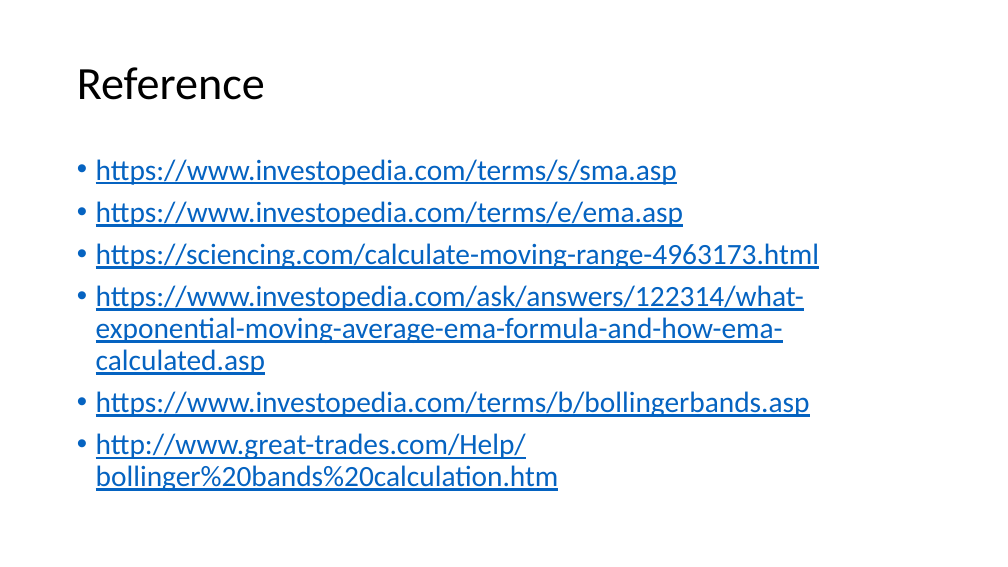
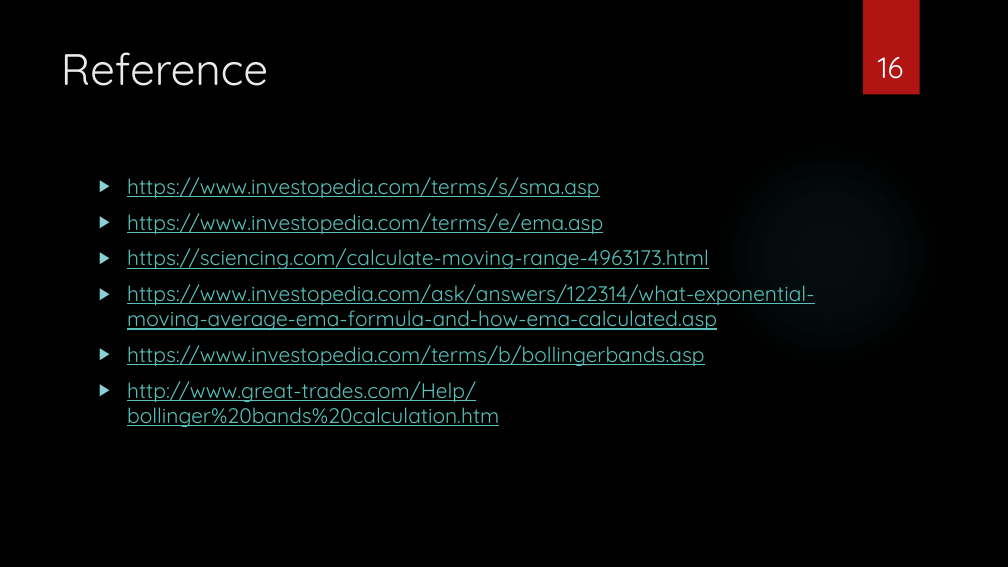
Before and after one commit to ShivakumarRavi/TradingAlgorithms, a slide deck: slide 16 of Python Assignment.pptx. Drawn at 1008x567 pixels with LibreOffice and Linux fonts; fonts in the diff are those of the drawing; background and template pictures are left out. Boxes give left, top, right and bottom in pixels: in the first picture for what was removed or moved away, otherwise in the second. Text is boxed around its words. In the diff, an @@ line names an element or a change of style, - is before the commit and + after.

```diff
--- a/Python Assignment.pptx
+++ b/Python Assignment.pptx
@@ background #FFFFFF to picture (left out) @@
@@ rectangle added at bbox=[863, 0, 920, 95], fill #B01513 @@
@@ title "Reference": place and size @@
-title "Reference" at bbox=[77, 67, 265, 100]
+title "Reference" at bbox=[61, 52, 268, 86]
@@ title "Reference" at bbox=[61, 52, 268, 86]: size 44 to 42 pt, font Calibri to Quicksand, text colour #000000 to #EBEBEB; line spacing 0.9 to 1; vertical alignment middle to top @@
@@ page number added at bbox=[878, 57, 904, 79], 28 pt, text #FFFFFF @@
+16
@@ ellipse added at bbox=[712, 138, 944, 371], fill gradient #50B9C1 @@
@@ text "https://www.investopedia.com/terms/s/sma.asp": place and size @@
-text "https://www.investopedia.com/terms/s/sma.asp" at bbox=[96, 159, 819, 491]
+text "https://www.investopedia.com/terms/s/sma.asp" at bbox=[127, 177, 814, 427]
@@ text "https://www.investopedia.com/terms/s/sma.asp" at bbox=[127, 177, 814, 427]: size 28 to 20 pt, font Calibri to Quicksand, text colour #0563C1 to #58C1BA; bullet • to ▶; line spacing 0.9 to 1 @@
```
Also in this commit, not shown: 15 other slides changed, 1 other file.
